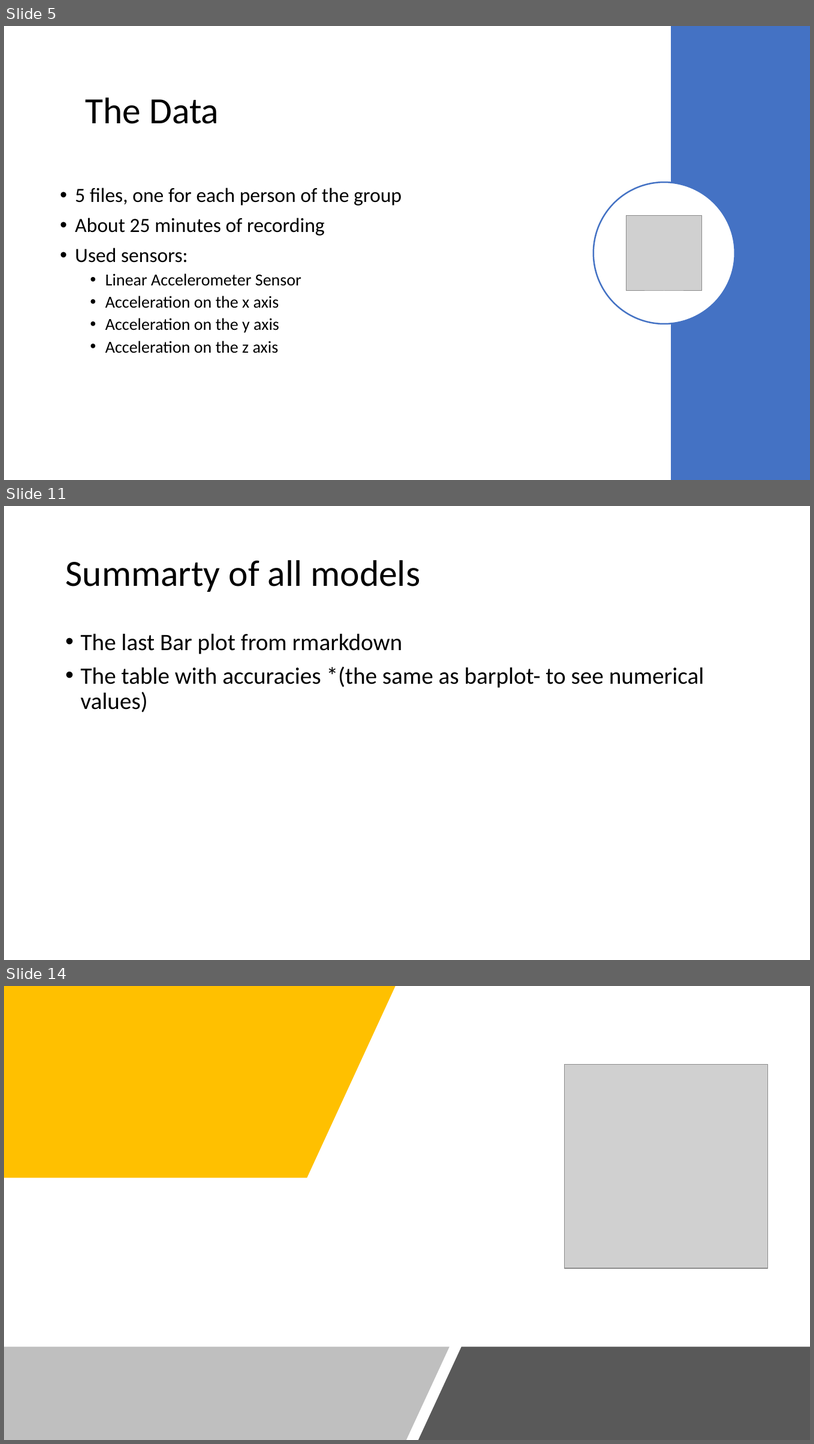
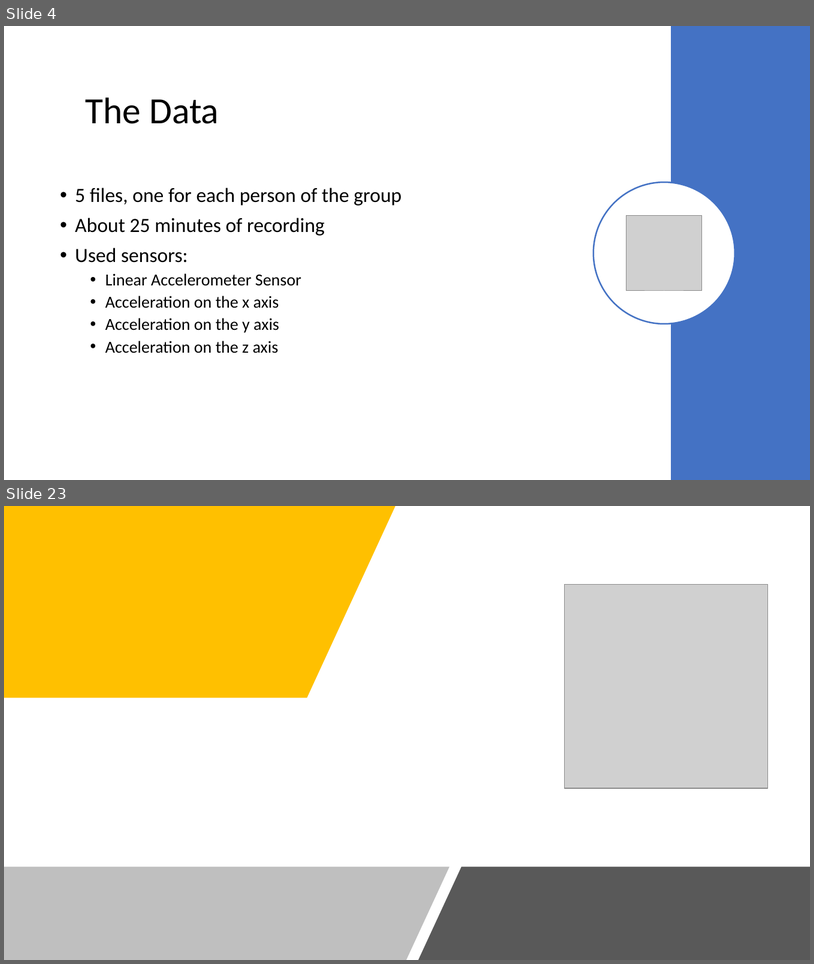
Before and after one commit to cerniello/WalkingPatternClassification_SL, a slide deck: Presentation Group 13.pptx. Shown one above the other, each under a label of ours: slides 5, 11 and 14 before the commit, slides 4 and 23 after it; the slides between them are not shown. The pictures are 814x1444 and 814x964 pixels, drawn with LibreOffice and Linux fonts; fonts in the diff are those of the drawing; grey boxes stand for pictures. Boxes give left, top, right and bottom in pixels: in the first picture for what was removed or moved away, otherwise in the second. Text is boxed around its words. In the diff, an @@ line names an element or a change of style, - is before the commit and + after.

```diff
--- a/Presentation Group 13.pptx
+++ b/Presentation Group 13.pptx
@@ slide 11 removed at (x1=4, y1=506, x2=810, y2=960), background #FFFFFF @@
@@ title removed at (x1=65, y1=560, x2=420, y2=592) @@
-Summarty of all models
@@ text removed at (x1=81, y1=633, x2=704, y2=712) @@
-• The last Bar plot from rmarkdown
-• The table with accuracies *(the same as barplot- to see numerical values)
@@ what was slide 5 is now slide 4 @@
@@ what was slide 14 is now slide 23 @@
```
Also in this commit, not shown: 1 slide changed, 17 slides added, 7 other slides removed.
